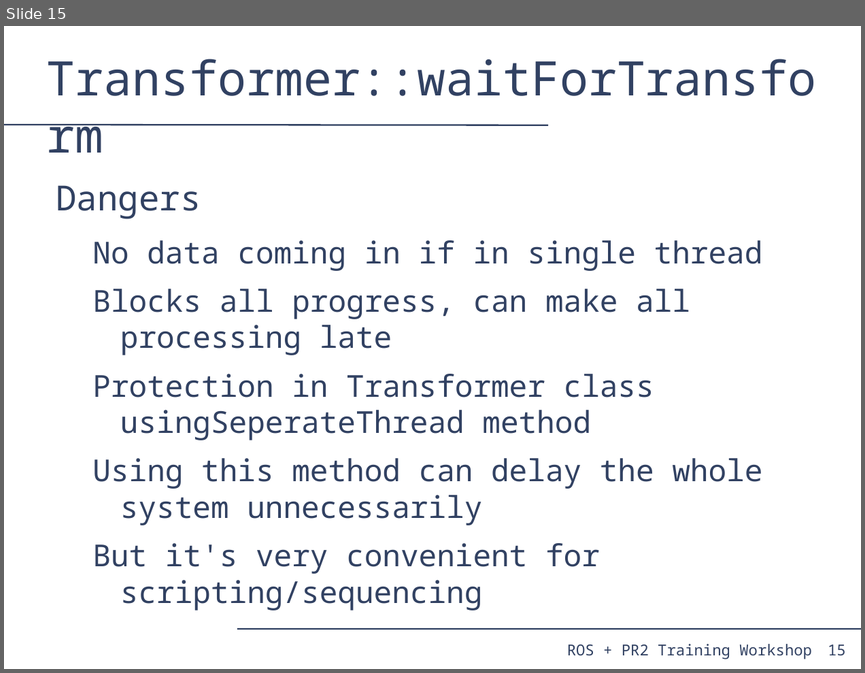
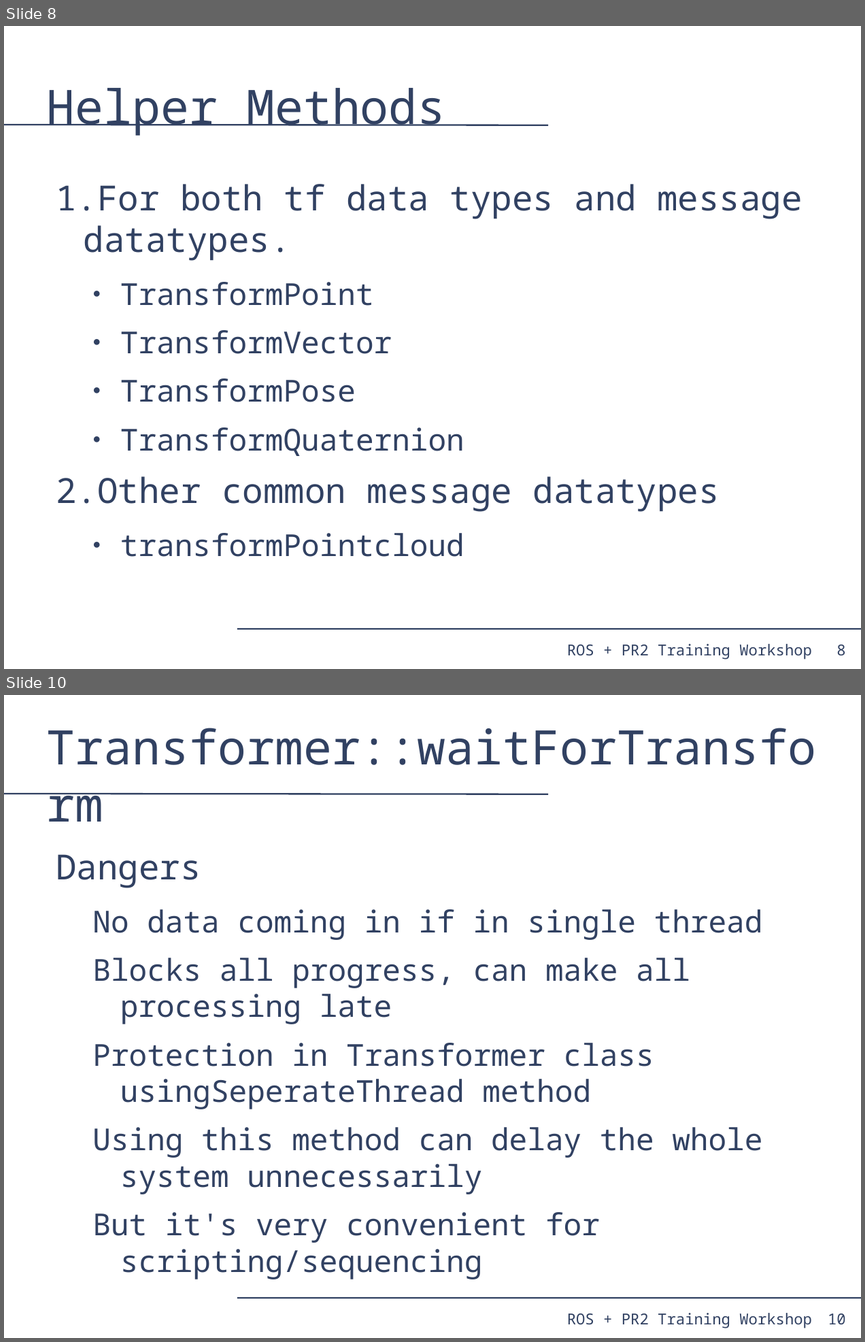
Before and after one commit to PR2/pr2_docs, a slide deck: pr2_training_workshop/tf/tf_training.odp. Shown one above the other, each under a label of ours: slide 15 before the commit, slides 8 and 10 after it; the slides between them are not shown. The pictures are 865x673 and 865x1342 pixels, drawn with LibreOffice and Linux fonts; fonts in the diff are those of the drawing. Boxes give left, top, right and bottom in pixels: in the first picture for what was removed or moved away, otherwise in the second. Text is boxed around its words. In the diff, an @@ line names an element or a change of style, - is before the commit and + after.

```diff
--- a/pr2_training_workshop/tf/tf_training.odp
+++ b/pr2_training_workshop/tf/tf_training.odp
@@ slide 8 added at [4,26,861,669], background #FFFFFF; not listed: 4 template elements that a slide beside it also shows @@
@@ title added at [47,88,445,135], 44 pt, text #314162 @@
+Helper Methods
@@ text added at [56,184,802,556], 28 pt, text #314162 @@
+1. For both tf data types and message datatypes.
+  ● TransformPoint
+  ● TransformVector
+  ● TransformPose
+  ● TransformQuaternion
+2. Other common message datatypes
+  ● transformPointcloud
@@ what was slide 15 is now slide 10 @@
@@ page number at [827,1313,846,1324]: text changed @@
-15
+10
```
Also in this commit, not shown: 8 slides changed, 5 other slides added, 14 slides removed, 1 other file.
